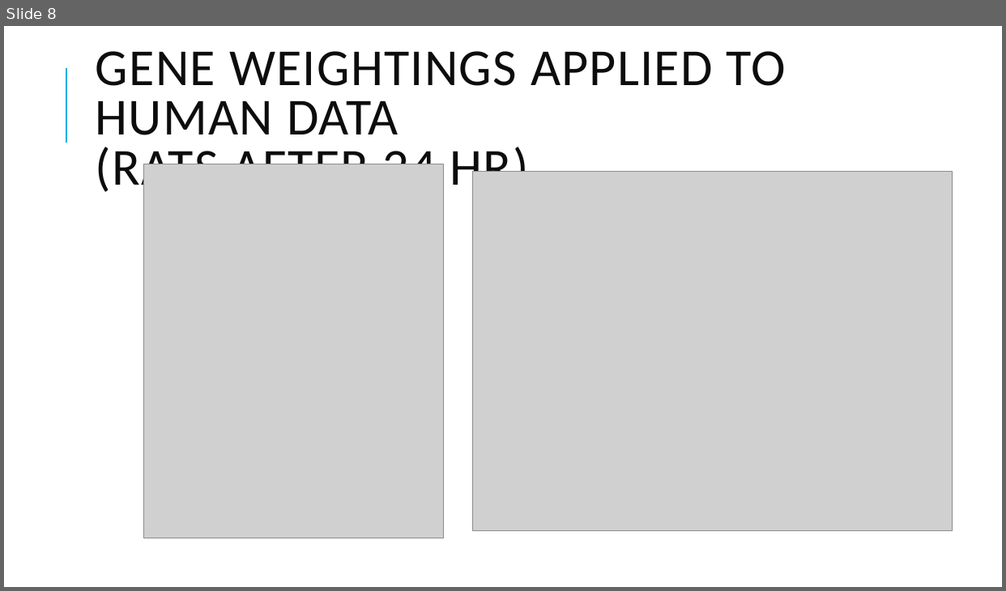
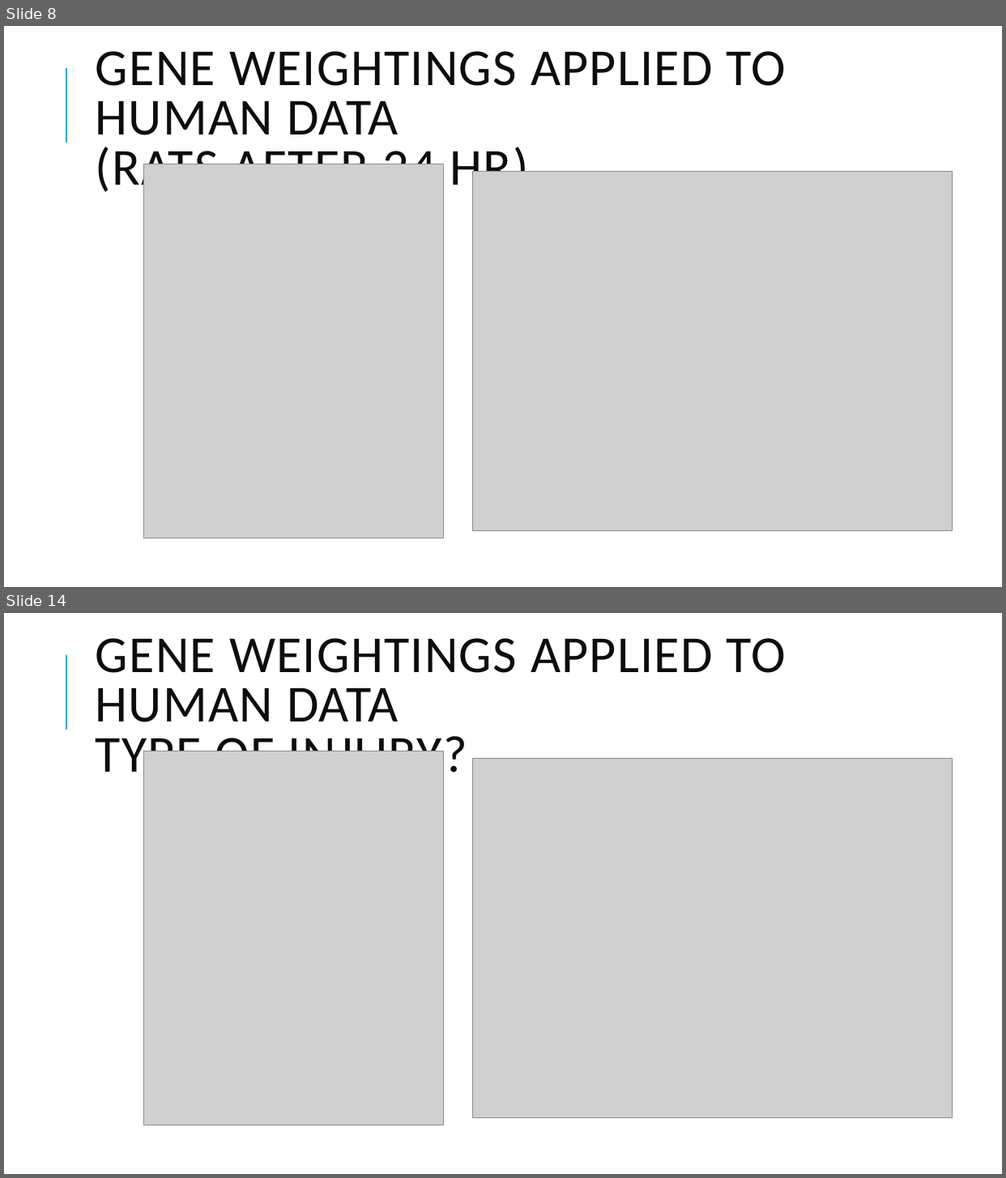
Before and after one commit to jpwhalley/2024_Biostatistics, a slide deck: 2_Getting_Data.pptx. Shown one above the other, each under a label of ours: slide 8 before the commit, slides 8 and 14 after it; the slides between them are not shown. The pictures are 1006x591 and 1006x1178 pixels, drawn with LibreOffice and Linux fonts; fonts in the diff are those of the drawing; grey boxes stand for pictures. Boxes give left, top, right and bottom in pixels: in the first picture for what was removed or moved away, otherwise in the second. Text is boxed around its words. In the diff, an @@ line names an element or a change of style, - is before the commit and + after.

```diff
--- a/2_Getting_Data.pptx
+++ b/2_Getting_Data.pptx
@@ slide 14 added at (4, 613, 1002, 1174), background #FFFFFF; not listed: 1 template element that a slide beside it also shows @@
@@ title added at (96, 638, 786, 784), 50 pt, text #0D0D0D @@
+GENE WEIGHTINGS APPLIED TO HUMAN DATA
+TYPE OF INJURY?
@@ picture added at (144, 752, 444, 1126) @@
@@ picture added at (473, 759, 952, 1119) @@
```
Also in this commit, not shown: 6 other slides added.
